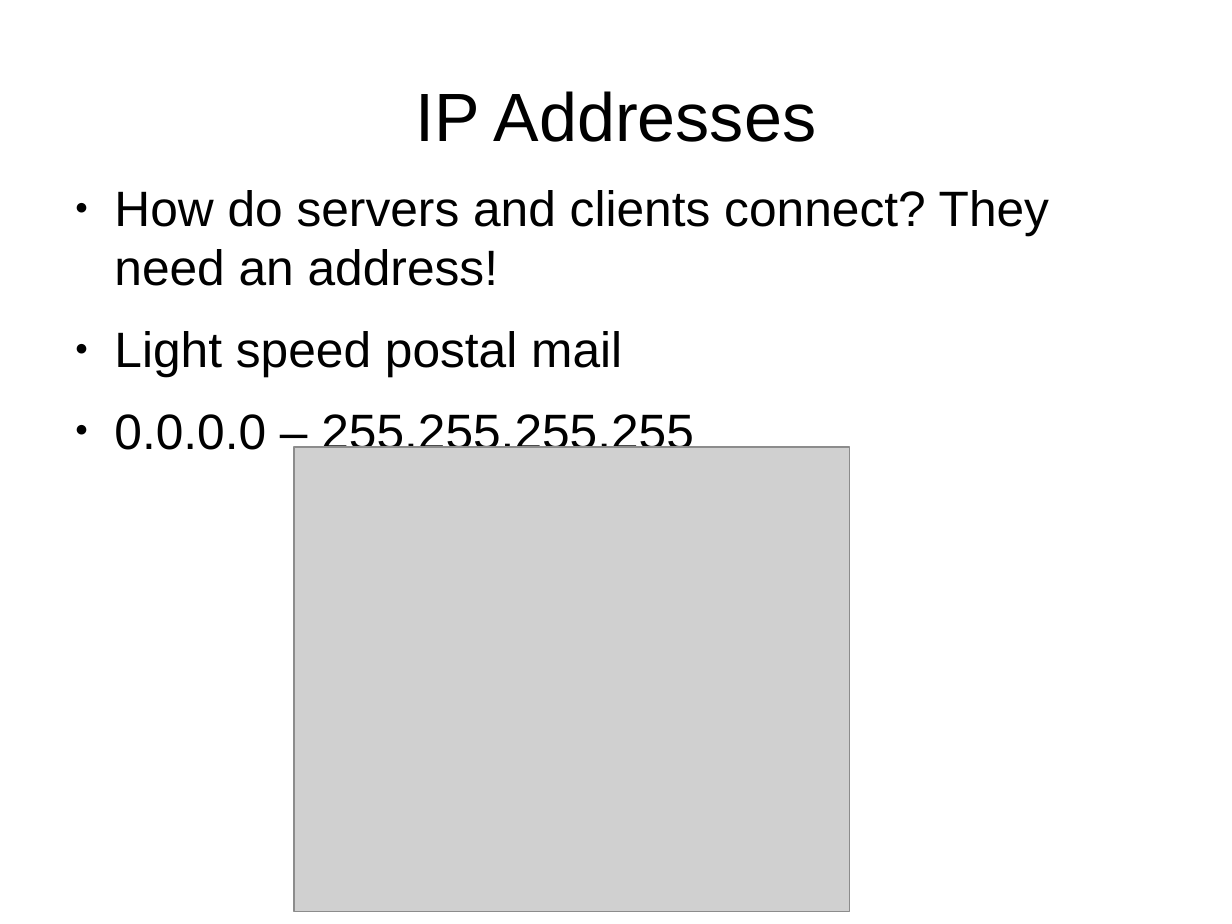
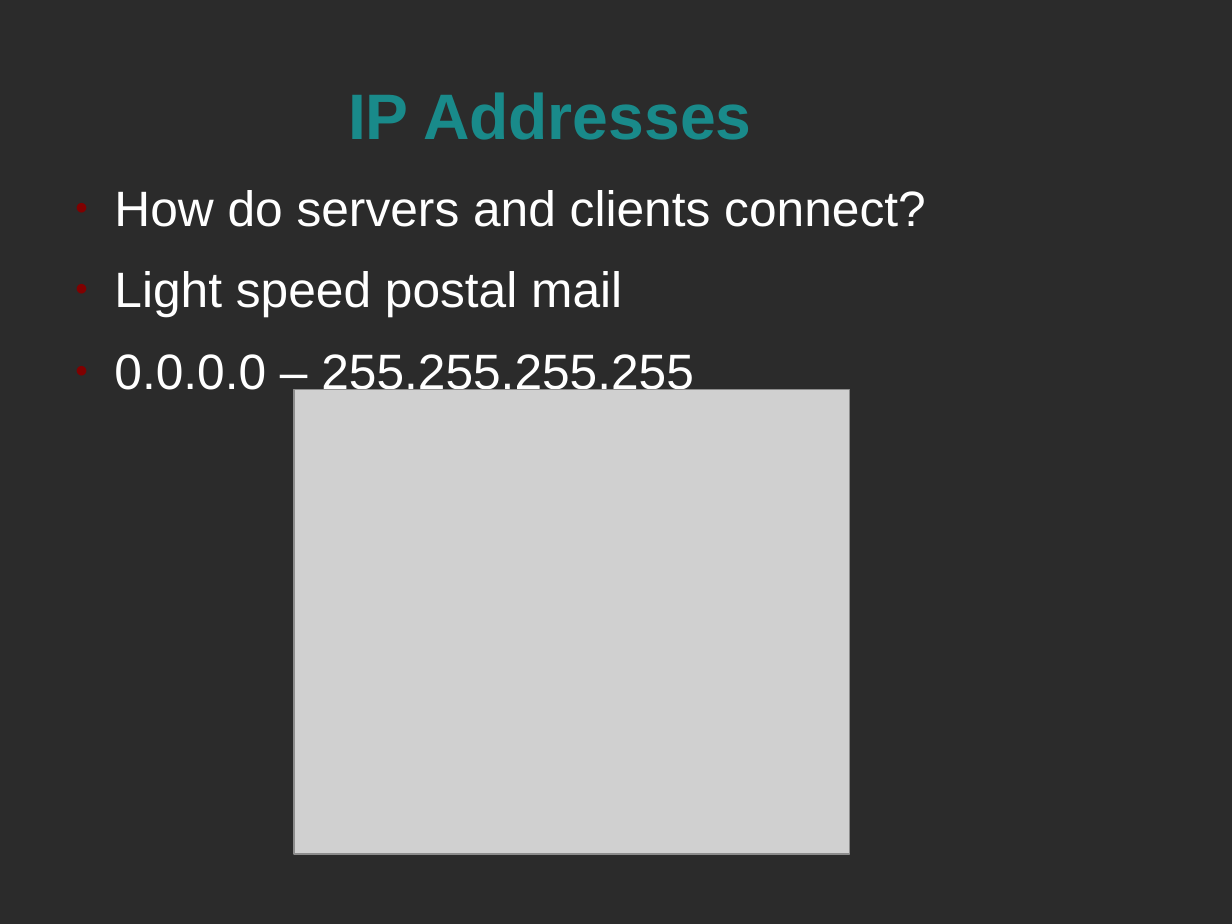
Before and after one commit to FredXCoders/HelloDojo, a slide deck: slide 11 of lessons/dojo-networking.odp. Drawn at 1232x924 pixels with LibreOffice and Linux fonts; fonts in the diff are those of the drawing; grey boxes stand for pictures; background and template pictures are left out; a plain dark background stands for a picture behind light text. Boxes give left, top, right and bottom in pixels: in the first picture for what was removed or moved away, otherwise in the second. Text is boxed around its words. In the diff, an @@ line names an element or a change of style, - is before the commit and + after.

```diff
--- a/lessons/dojo-networking.odp
+++ b/lessons/dojo-networking.odp
@@ background #FFFFFF to picture (left out) @@
@@ title "IP Addresses": place and size @@
-title "IP Addresses" at bbox=[415, 91, 817, 142]
+title "IP Addresses" at bbox=[348, 92, 752, 140]
@@ title "IP Addresses" at bbox=[348, 92, 752, 140]: size 44 to 41.4 pt, text colour #000000 to #198A8A, bold on @@
@@ text at bbox=[114, 190, 926, 227]: text changed; text colour #000000 to #FFFFFF @@
-● How do servers and clients connect? They need an address!
+● How do servers and clients connect?
@@ text at bbox=[114, 271, 694, 399]: text colour #000000 to #FFFFFF in "Light speed postal mail", "0.0.0.0 – 255.255.255.255"; bullet colour #000000 to #800000 @@
@@ picture: place and size @@
-picture at bbox=[294, 447, 850, 911]
+picture at bbox=[294, 390, 850, 854]
```
Also in this commit, not shown: 14 other slides changed, 1 slide removed, 4 other files.
